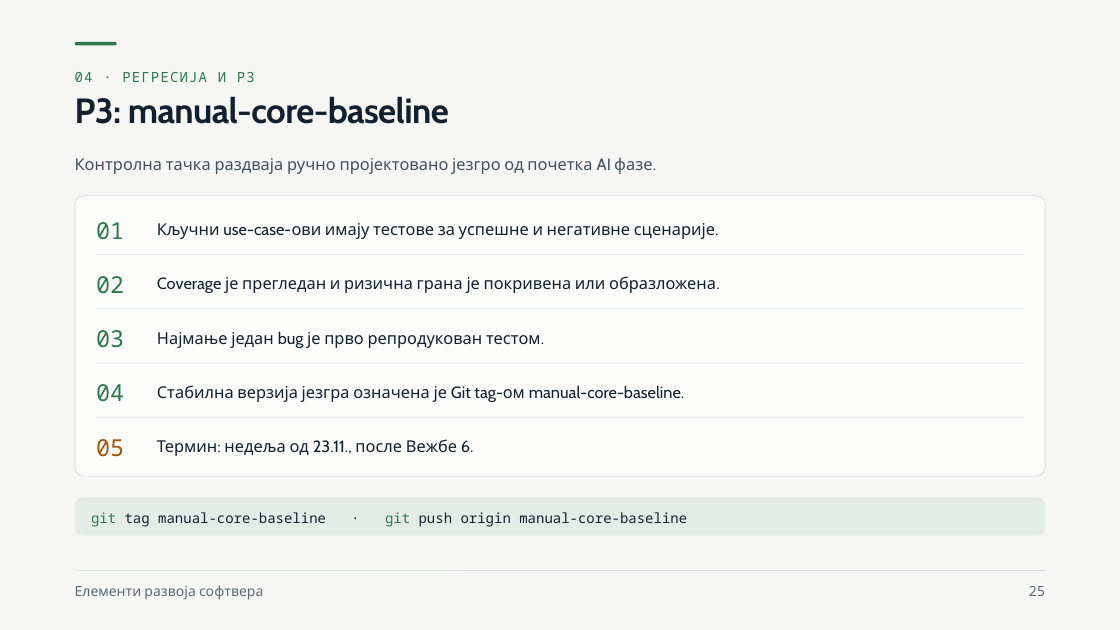
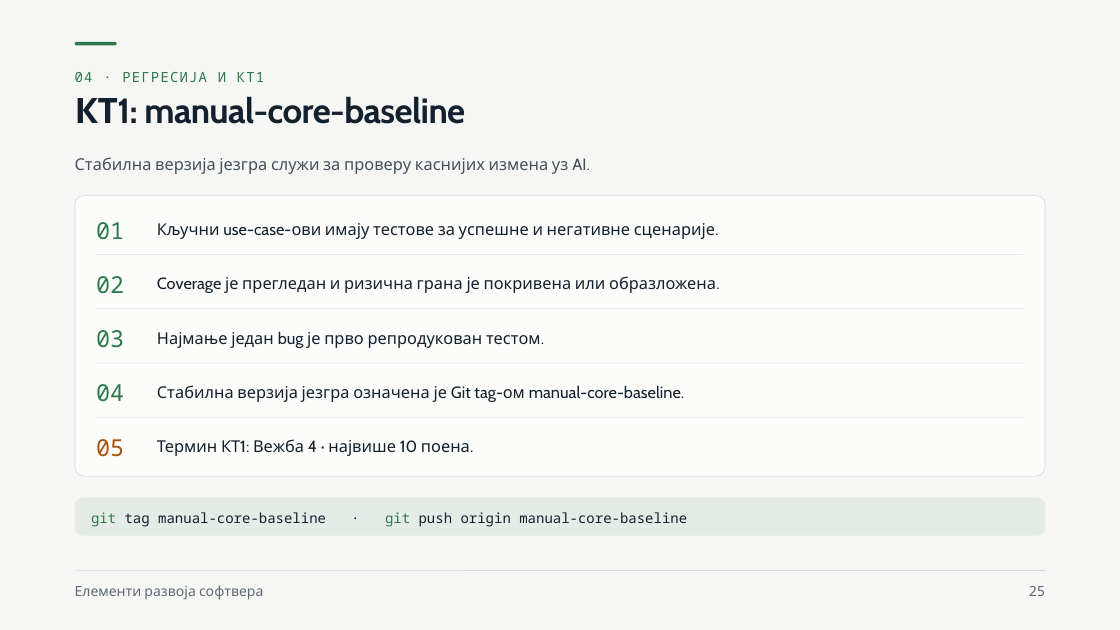
Before and after one commit to owlCoder/ftn-nastavni-materijali, a slide deck: slide 25 of 01 Elementi Razvoja Softvera/02 Prezentacije/PPTX/04 Тестабилни дизајн, NUnit, Moq и покривеност кода.pptx. Drawn at 1120x630 pixels with LibreOffice and Linux fonts; fonts in the diff are those of the drawing. Boxes give left, top, right and bottom in pixels: in the first picture for what was removed or moved away, otherwise in the second. Text is boxed around its words. In the diff, an @@ line names an element or a change of style, - is before the commit and + after.

```diff
--- a/01 Elementi Razvoja Softvera/02 Prezentacije/PPTX/04 Тестабилни дизајн, NUnit, Moq и покривеност кода.pptx
+++ b/01 Elementi Razvoja Softvera/02 Prezentacije/PPTX/04 Тестабилни дизајн, NUnit, Moq и покривеност кода.pptx
@@ text at [75, 72, 264, 82]: text changed @@
-04 · РЕГРЕСИЈА И P3
+04 · РЕГРЕСИЈА И КТ1
@@ title at [144, 96, 465, 124]: text changed @@
-P3: manual-core-baseline
+КТ1: manual-core-baseline
@@ text at [75, 157, 590, 174]: text changed @@
-Контролна тачка раздваја ручно пројектовано језгро од почетка AI фазе.
+Стабилна верзија језгра служи за проверу каснијих измена уз AI.
@@ text at [157, 439, 470, 456]: text changed @@
-Термин: недеља од 23.11., после Вежбе 6.
+Термин КТ1: Вежба 4 · највише 10 поена.
```
Also in this commit, not shown: 6 other slides changed, 21 other files.
